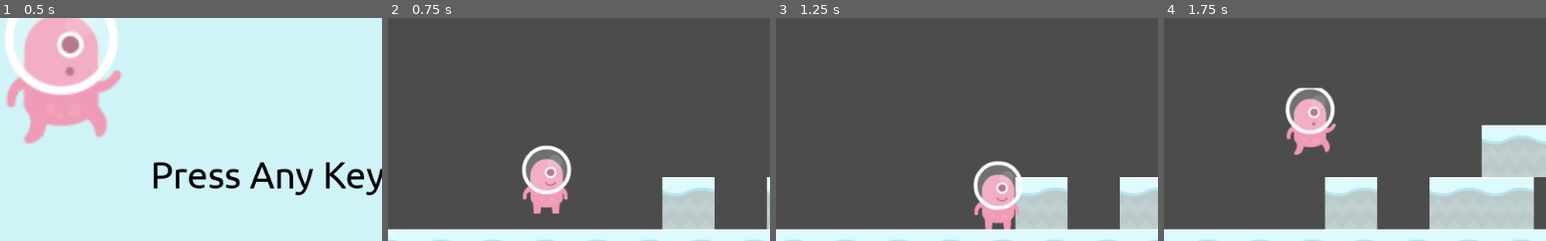
Above: before the commit, frames 1-4 (left to right).
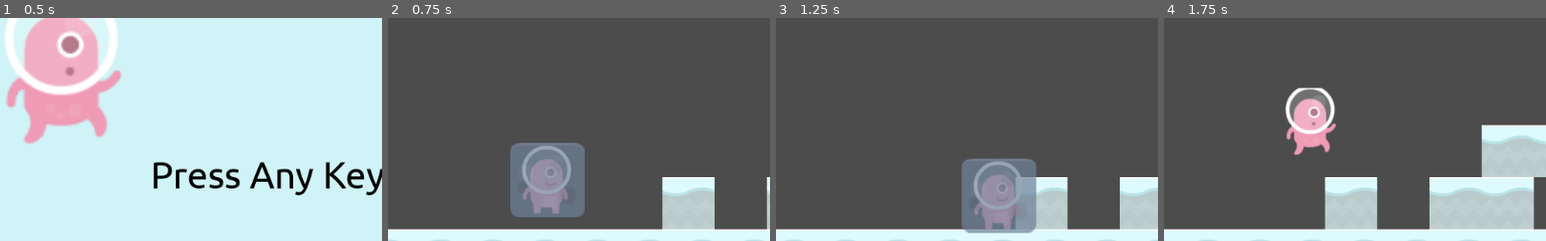
Above: after the commit, the same moments.

Repository: AngelOnFira/uottawa-game-jam
Game: Godot game, scene res://Scenes/TitleScreen.tscn
The game is run twice, just before and just after one commit, with the same random seed, the same clock (stepped at 60 frames per second) and the same inputs.
Inputs:
- Up to frame 1 (0.5 s): no input
- Up to frame 2 (0.75 s): tap Enter at 0.5 s; hold Right (ui_right) from 0.53 s (still down)
- Up to frame 3 (1.25 s): keep holding Right (ui_right); tap Up (ui_up) at 0.77 s
- Up to frame 4 (1.75 s): keep holding Right (ui_right); tap Up (ui_up) at 1.52 s
The pictures show only the part of the screen within x 5-55%, y 45-95%; the shares and areas given below are measured in that part.

Frame 1 is identical in both runs. In frame 2, 6.2% of the frame differs, in the area x 32-52%, y 55-90%; in frame 3, 6.3%, in the area x 48-69%, y 62-97%; in frame 4, nothing differs.

Commit message:
Fixed ice

Diff:
--- a/game-jam/Scenes/GameScene.tscn
+++ b/game-jam/Scenes/GameScene.tscn
@@ -1,9 +1,10 @@
-[gd_scene load_steps=10 format=2]
+[gd_scene load_steps=11 format=2]
 
 [ext_resource path="res://Scenes/Map.tscn" type="PackedScene" id=1]
 [ext_resource path="res://Scripts/KinematicBody2D.gd" type="Script" id=2]
 [ext_resource path="res://Assets/CharacterSprites/p3_spritesheet.png" type="Texture" id=3]
-[ext_resource path="res://Assets/Sound/Cheerful Annoyance.ogg" type="AudioStream" id=4]
+[ext_resource path="res://Assets/Snow/ice.png" type="Texture" id=4]
+[ext_resource path="res://Assets/Sound/Cheerful Annoyance.ogg" type="AudioStream" id=5]
 
 [sub_resource type="CapsuleShape2D" id=1]
 
@@ -293,9 +294,15 @@
 
 [node name="Ice" type="Sprite" parent="KinematicBody2D" index="3"]
 
+modulate = Color( 0.643754, 0.674063, 0.792969, 0.71 )
+position = Vector2( 3.16237, 3.16237 )
+scale = Vector2( 1.42161, 1.42161 )
+texture = ExtResource( 4 )
+_sections_unfolded = [ "Visibility" ]
+
 [node name="AudioStreamPlayer" type="AudioStreamPlayer" parent="." index="3"]
 
-stream = ExtResource( 4 )
+stream = ExtResource( 5 )
 volume_db = 0.0
 autoplay = true
 mix_target = 0
--- a/game-jam/Scripts/KinematicBody2D.gd
+++ b/game-jam/Scripts/KinematicBody2D.gd
@@ -39,6 +39,7 @@
 	_freeze_player()
 
 func _freeze_player():
+	print("TEST")
 	isFrozen = true
 	countdownToFreeze.stop()
 	countdownToUnfreeze.connect("timeout",self,"_unfreeze_player")
